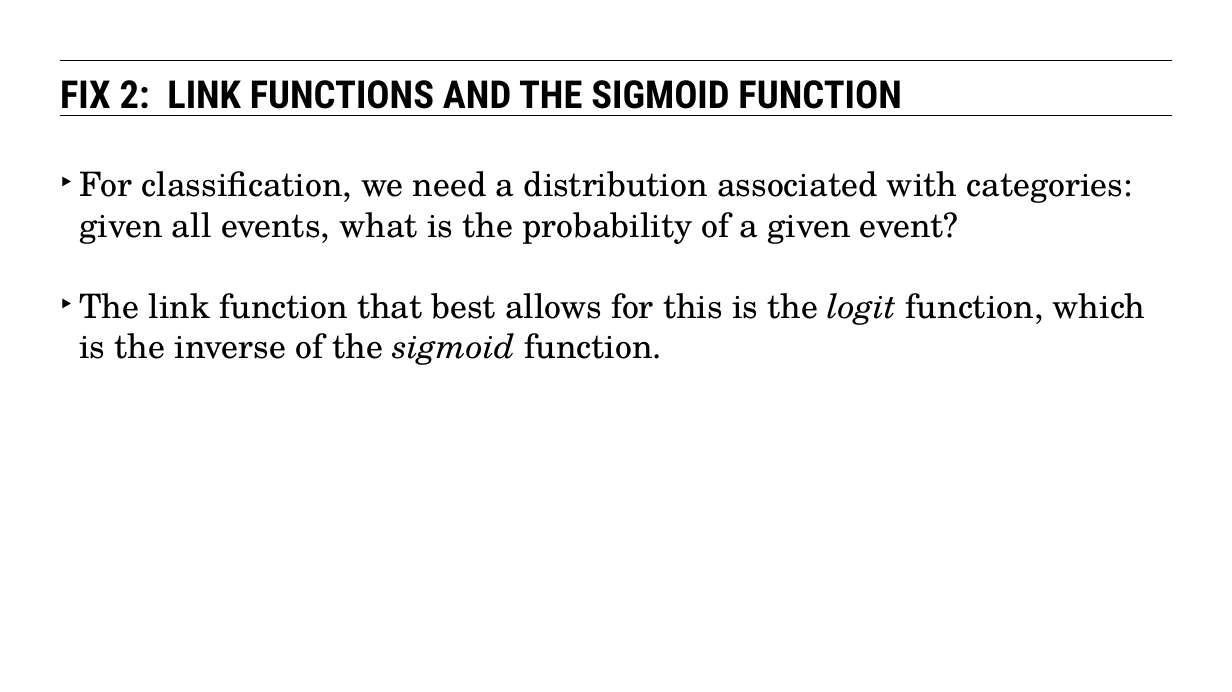
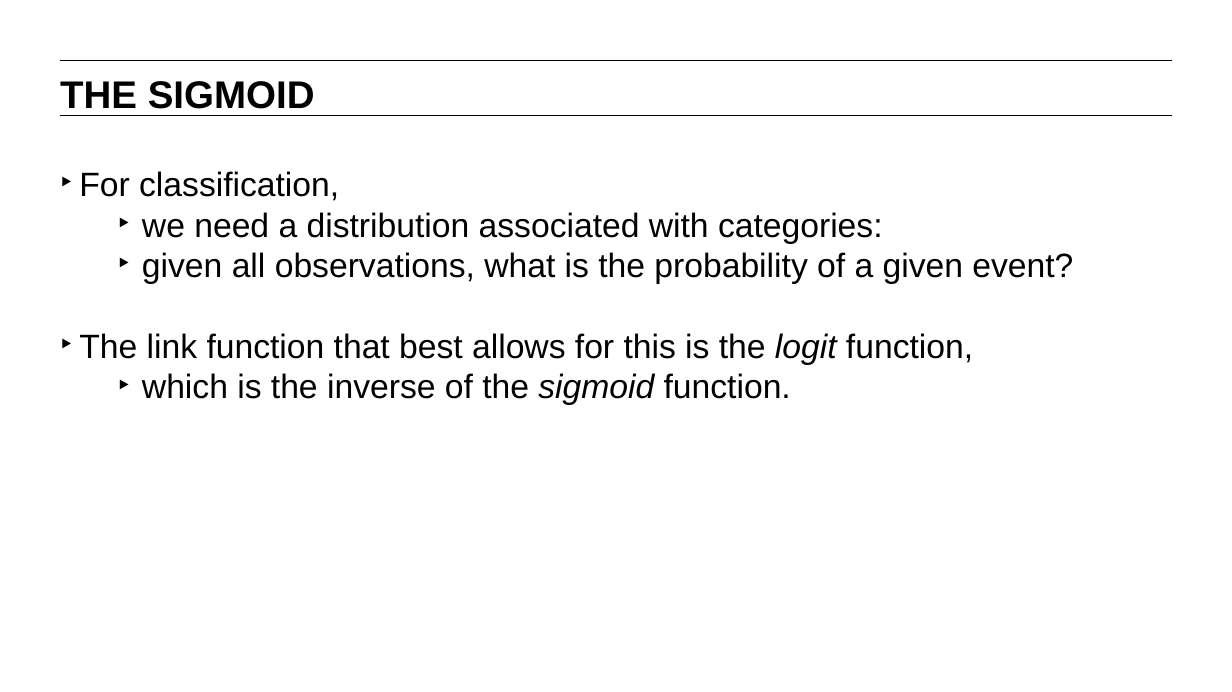
Before and after one commit to JamiesHQ/GA-MyDSRepo, a slide deck: slide 8 of lesson-9/09-intro-to-logistic-regression.pptx (slide 16 before the commit). Drawn at 1232x692 pixels with LibreOffice and Linux fonts; fonts in the diff are those of the drawing. Boxes give left, top, right and bottom in pixels: in the first picture for what was removed or moved away, otherwise in the second. Text is boxed around its words. In the diff, an @@ line names an element or a change of style, - is before the commit and + after.

```diff
--- a/lesson-9/09-intro-to-logistic-regression.pptx
+++ b/lesson-9/09-intro-to-logistic-regression.pptx
@@ text at (x1=60, y1=81, x2=315, y2=109): text changed; font Roboto Condensed to Arial @@
-FIX 2: LINK FUNCTIONS AND THE SIGMOID FUNCTION
+THE SIGMOID
@@ text at (x1=79, y1=171, x2=1073, y2=405): text changed; font TeX Gyre Schola to Arial @@
-‣ For classification, we need a distribution associated with categories: given all events, what is the probability of a given event?
-‣ The link function that best allows for this is the logit function, which is the inverse of the sigmoid function.
+‣ For classification,
+  ‣ we need a distribution associated with categories:
+  ‣ given all observations, what is the probability of a given event?
+‣ The link function that best allows for this is the logit function,
+  ‣ which is the inverse of the sigmoid function.
```
Also in this commit, not shown: 46 other slides changed, 8 slides added, 21 slides removed, 39 other files.
